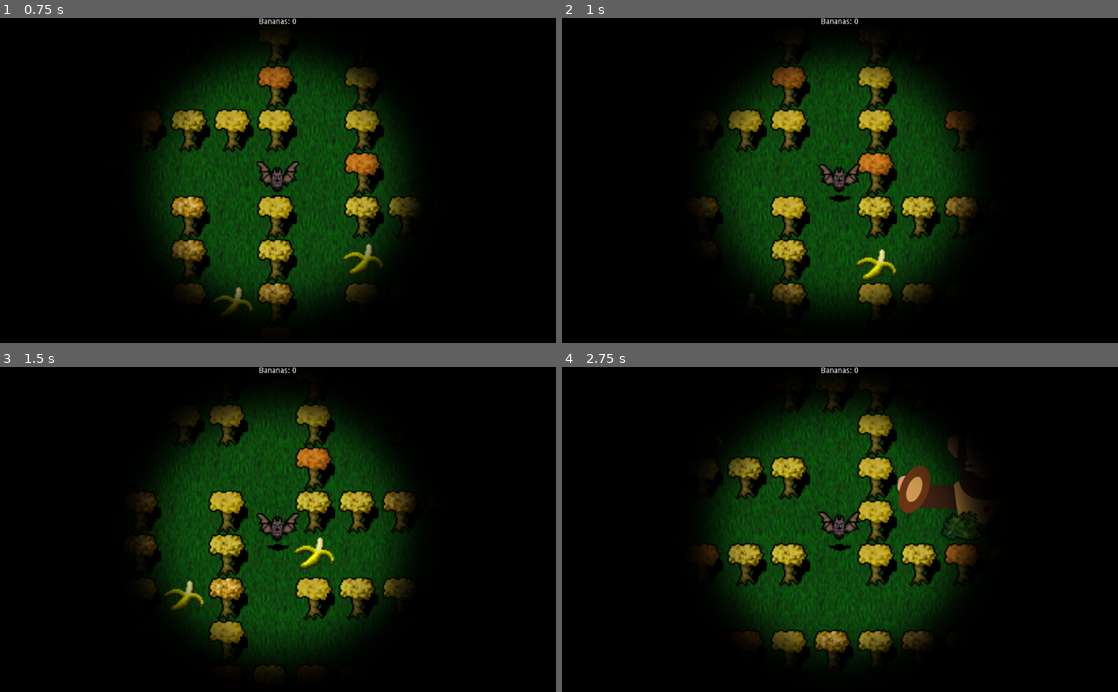
Above: before the commit, frames 1-4 (two rows, left to right).
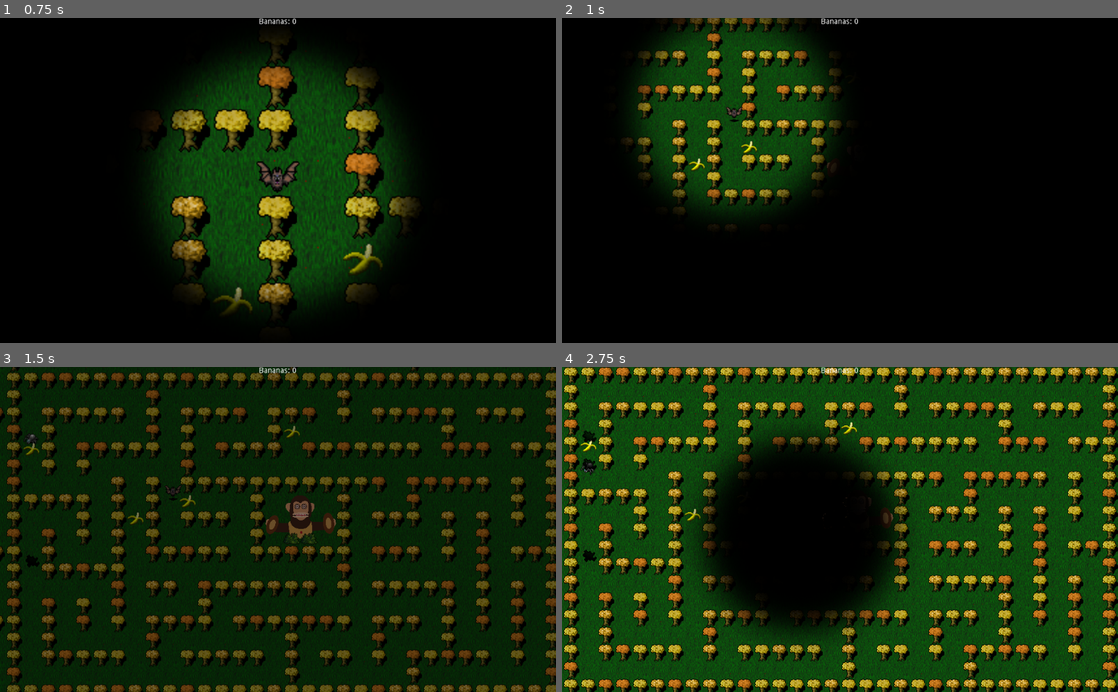
Above: after the commit, the same moments.

Repository: paavonelimarkka/whackman
Game: Godot game, scene res://Map.tscn
Two runs of this game, one before a commit and one after it. Both use one fixed random seed, a clock stepped at 60 frames per second and the inputs below. This scene is started directly instead of the project's main scene.
Inputs:
- Up to frame 1 (0.75 s): hold D (right) from 0.53 s (still down); hold Space (camera_swap) from 0.53 s (still down)
- Up to frame 2 (1 s): keep holding D (right); keep holding Space (camera_swap)
- Up to frame 3 (1.5 s): release D (right) at 1.28 s; release Space (camera_swap) at 1.28 s; hold S (down) from 1.28 s (still down); tap Space (camera_swap) at 1.35 s
- Up to frame 4 (2.75 s): release S (down) at 2.03 s; hold D (right) from 2.03 s (still down); hold Space (camera_swap) from 2.03 s (still down)

Frame 1 is identical in both runs. In frame 2, 33% of the frame differs, in the area x 11-75%, y 0-91%; in frame 3, 80%; in frame 4, 88%, in the area x 0-100%, y 0-100%.

Commit message:
Enemy keeps moving around randomly

Diff:
--- a/Map.tscn
+++ b/Map.tscn
@@ -154,10 +154,9 @@
 texture = ExtResource( 10 )
 
 [node name="Apina" parent="." instance=ExtResource( 13 )]
-position = Vector2( 545, 266 )
+position = Vector2( 545, 267 )
 scale = Vector2( 0.3, 0.3 )
-nearTime = 6
-farTime = 3
+farTime = 1000
 
 [node name="AudioStreamPlayer" type="AudioStreamPlayer" parent="Apina"]
 
--- a/game objects/enemy.gd
+++ b/game objects/enemy.gd
@@ -5,6 +5,7 @@
 onready var navigationNode = get_node('../Navigation2D')
 onready var player = get_node('../Player')
 onready var path_map = get_node("../Navigation2D/TileMap - Path")
+var randomPathTimer = 500
 
 func _ready():
 	get_random_position_on_path()
@@ -12,6 +13,11 @@
 func _process(delta):
 	# Calculate the movement distance for this frame
 	var distance_to_walk = speed * delta
+
+	randomPathTimer -= 1
+	print(path.size())
+	if randomPathTimer < 0 || path.size() <= 0:
+		get_random_position_on_path()
 
 	# Move the player along the path until he has run out of movement or the path ends.
 	if distance_to_walk > 0 and path.size() > 0:
@@ -29,7 +35,9 @@
 	var x = randi() % 30
 	var y = randi() % 17
 	if (path_map.get_cell(x,y) >= 0):
-		path = navigationNode.get_simple_path(self.position, path_map.map_to_world(Vector2(x, y)))
+		print('Vaihoin suuntaa, t. Hämis')
+		path = navigationNode.get_simple_path(self.position, path_map.map_to_world(Vector2(x, y)) + Vector2(6, 6))
 		self.path = path
+		randomPathTimer = 500
 	else:
 		get_random_position_on_path()
